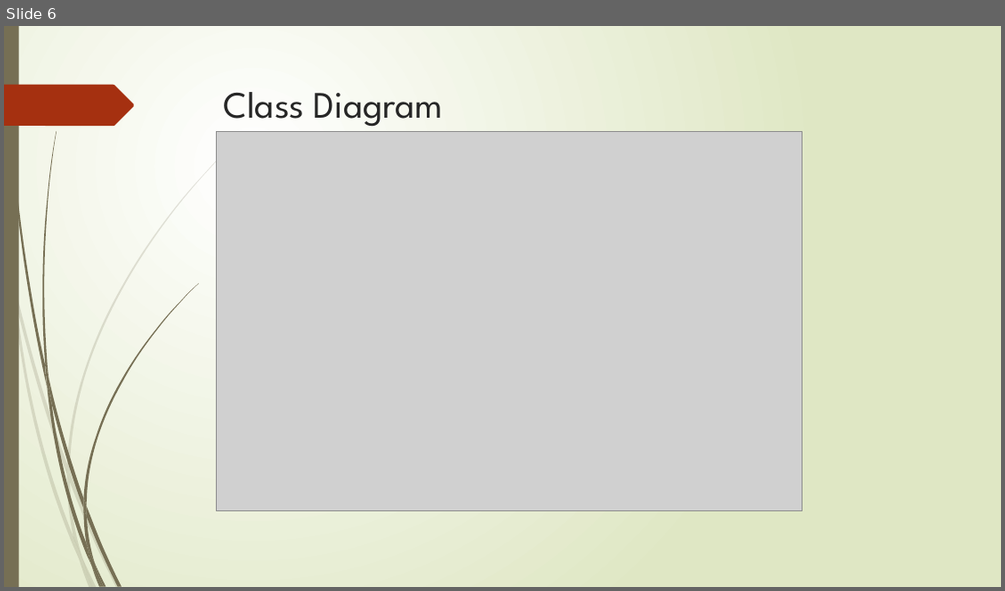
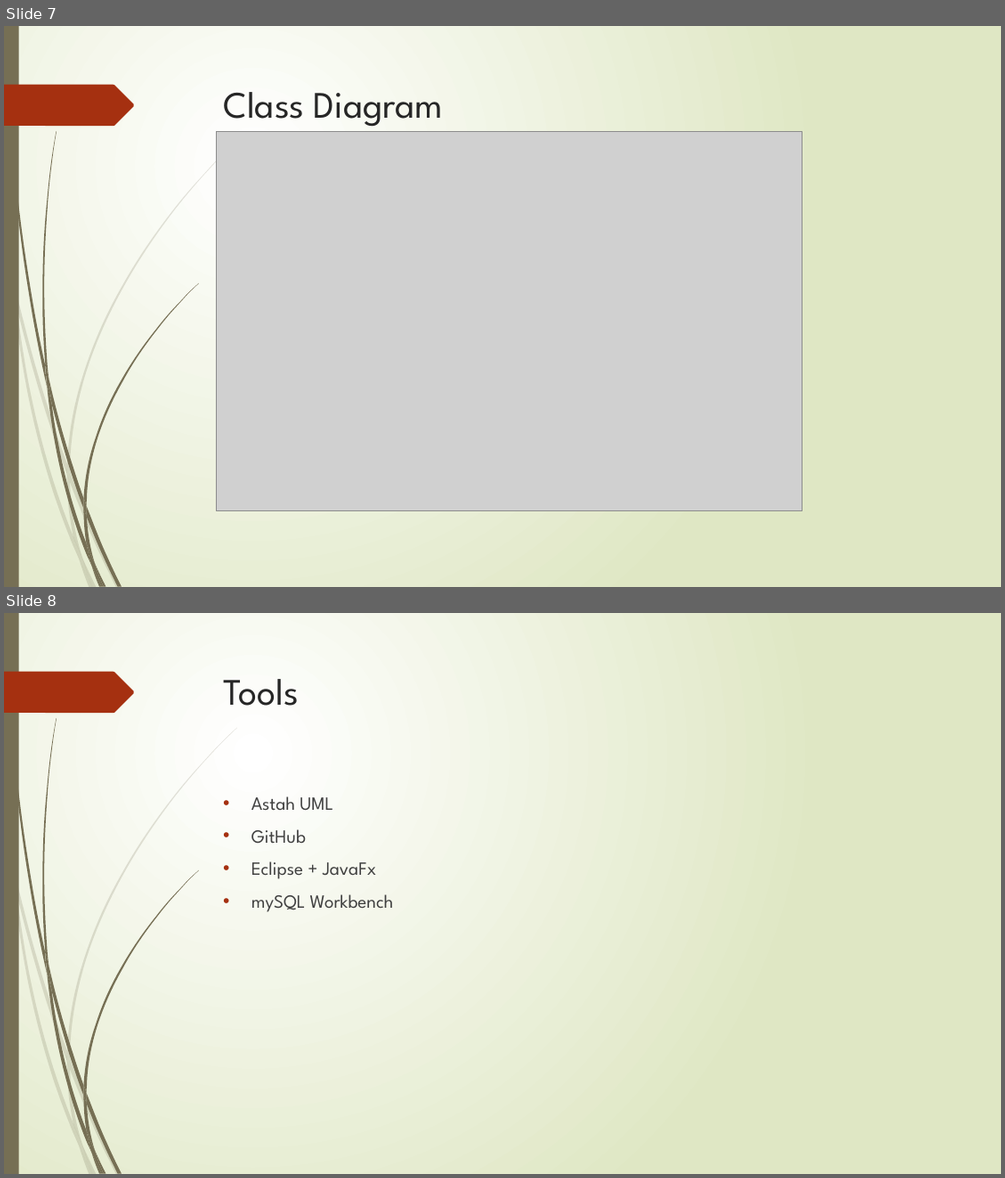
Before and after one commit to pierre-ngb/miu-helpdesk, a slide deck: MIU Helpdesk.pptx. Shown one above the other, each under a label of ours: slide 6 before the commit, slides 7 and 8 after it. The pictures are 1005x591 and 1005x1178 pixels, drawn with LibreOffice and Linux fonts; fonts in the diff are those of the drawing; grey boxes stand for pictures. Boxes give left, top, right and bottom in pixels: in the first picture for what was removed or moved away, otherwise in the second. Text is boxed around its words. In the diff, an @@ line names an element or a change of style, - is before the commit and + after.

```diff
--- a/MIU Helpdesk.pptx
+++ b/MIU Helpdesk.pptx
@@ slide 8 added at [4, 613, 1001, 1174], background gradient #FFFFFF to #DFE8C4; not listed: 24 template elements that a slide beside it also shows @@
@@ title added at [224, 679, 299, 706], 36 pt, text #262626 @@
+Tools
@@ text added at [251, 796, 394, 912], 18 pt, text #404040 @@
+• Astah UML
+• GitHub
+• Eclipse + JavaFx
+• mySQL Workbench
@@ what was slide 6 is now slide 7 @@
```
Also in this commit, not shown: 2 other slides added.
